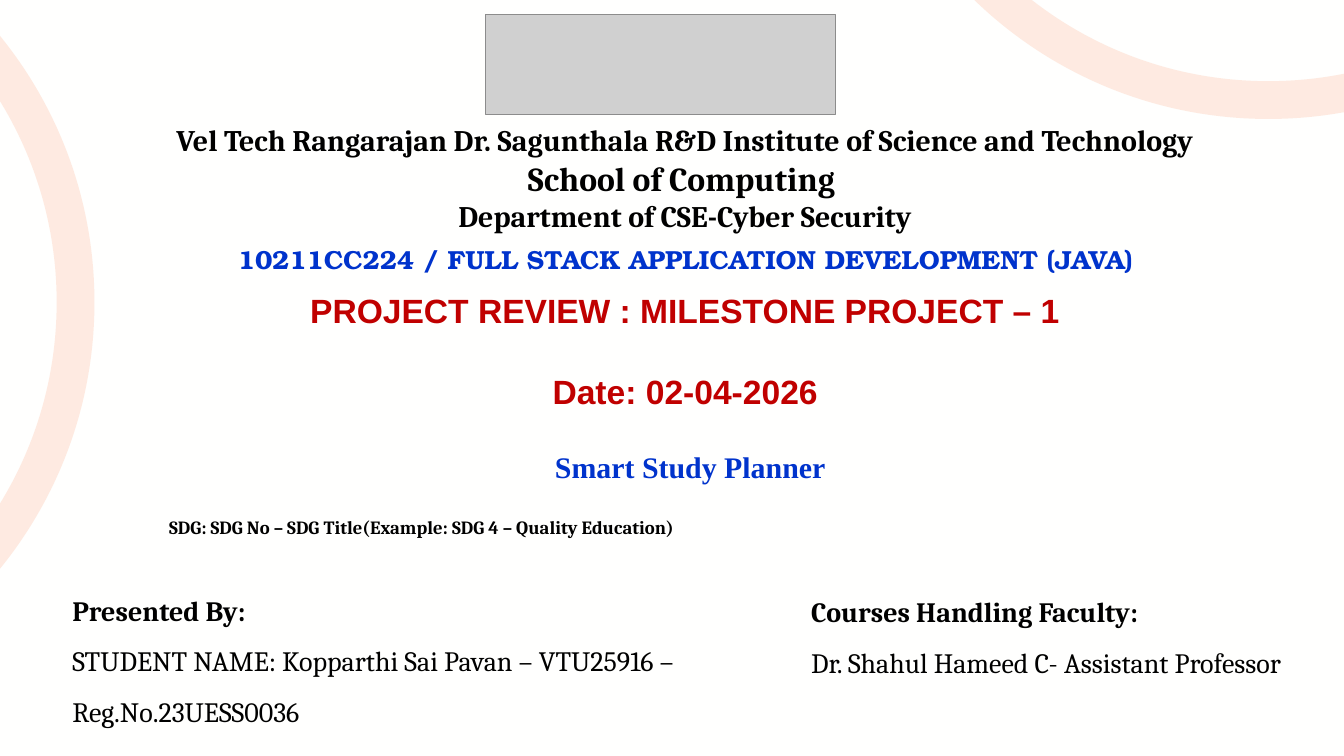
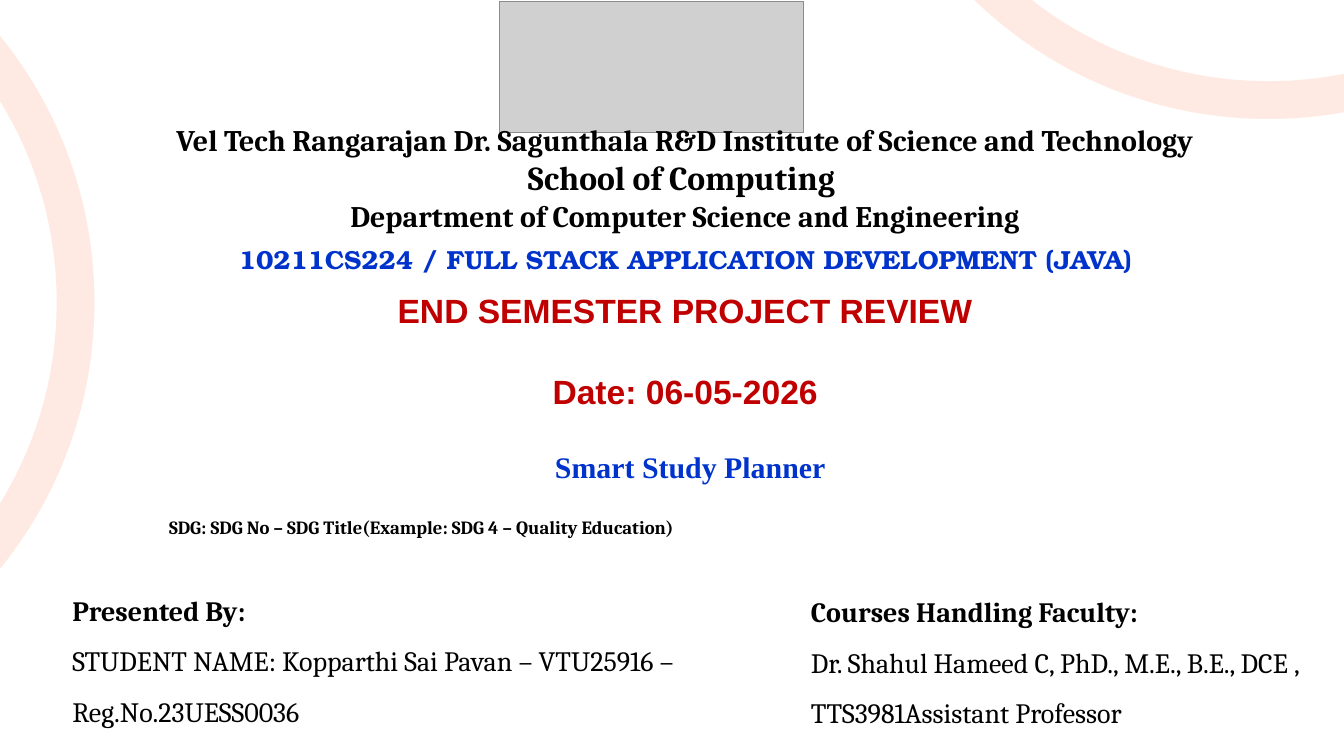
Before and after one commit to saipavankvrn/cs4hs, a slide deck: slide 1 of smart study planner/Kopparthi Sai Pavan full stack project -review-2.pptx. Drawn at 1344x756 pixels with LibreOffice and Linux fonts; fonts in the diff are those of the drawing; grey boxes stand for pictures. Boxes give left, top, right and bottom in pixels: in the first picture for what was removed or moved away, otherwise in the second. Text is boxed around its words. In the diff, an @@ line names an element or a change of style, - is before the commit and + after.

```diff
--- a/smart study planner/Kopparthi Sai Pavan full stack project -review-2.pptx
+++ b/smart study planner/Kopparthi Sai Pavan full stack project -review-2.pptx
@@ background #FFFFFE to #FFFFFF @@
@@ picture: place and size @@
-picture at <box>486,15,835,115</box>
+picture at <box>500,1,804,132</box>
@@ text at <box>350,206,1019,234</box>: text changed @@
-Department of CSE-Cyber Security
+Department of Computer Science and Engineering
@@ text at <box>239,249,1132,273</box>: text changed @@
-10211CC224 / FULL STACK APPLICATION DEVELOPMENT (JAVA)
+10211CS224 / FULL STACK APPLICATION DEVELOPMENT (JAVA)
@@ text at <box>398,299,972,405</box>: text changed @@
-PROJECT REVIEW : MILESTONE PROJECT – 1
-Date: 02-04-2026
+END SEMESTER PROJECT REVIEW
+Date: 06-05-2026
@@ text at <box>811,653,1288,724</box>: text changed @@
-Dr. Shahul Hameed C- Assistant Professor
+Dr. Shahul Hameed C, PhD., M.E., B.E., DCE , TTS3981Assistant Professor
```
Also in this commit, not shown: 2 other slides changed, 1 slide added, 1 slide removed, 3 other files.
